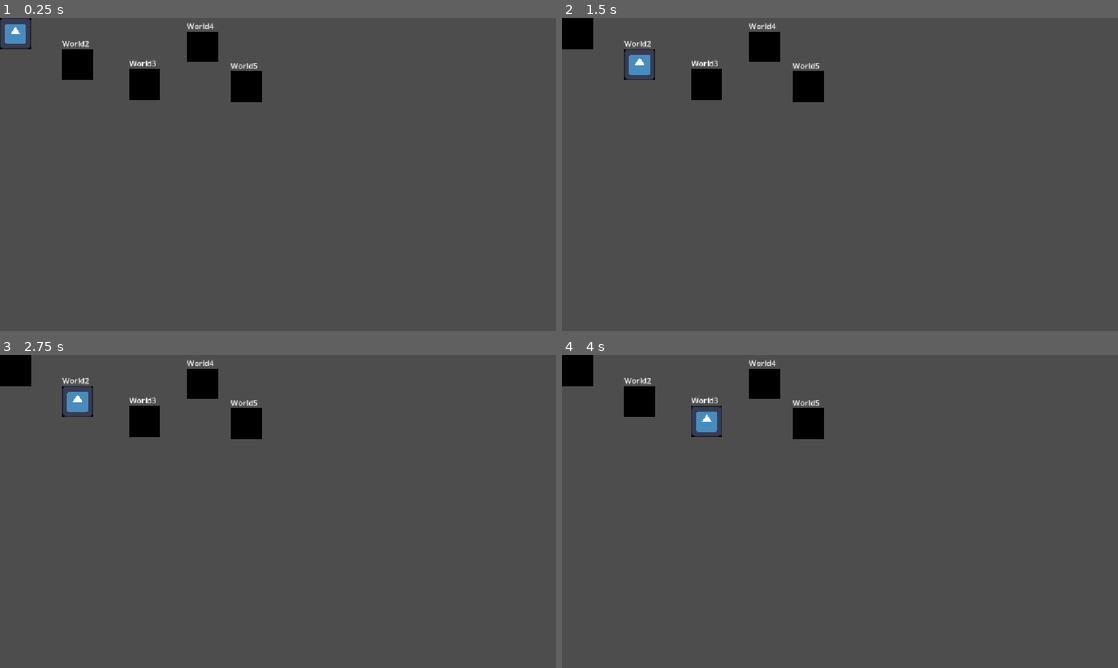
Above: before the commit, frames 1-4 (two rows, left to right).
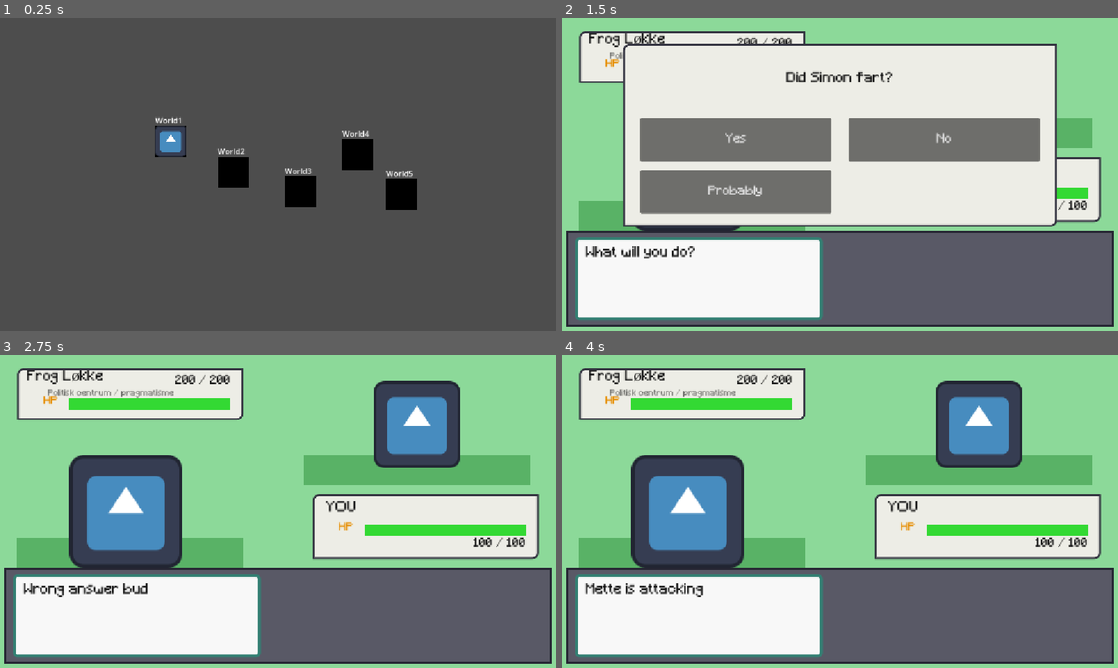
Above: after the commit, the same moments.

Repository: luellablucalpa-web/MiniEksamensprojekt-
Game: Godot game, scene res://Scenes/World_select/World_select.tscn
Two runs of this game, one before a commit and one after it. Both use one fixed random seed, a clock stepped at 60 frames per second and the inputs below. This scene is started directly instead of the project's main scene. The engine's default icon, where the game draws it, is replaced by a stand-in: a white triangle on a blue panel in a dark square.
Inputs (mouse positions are in pixels of both pictures, inside the frame that each line leads up to):
- Up to frame 1 (0.25 s): no input
- Up to frame 2 (1.5 s): tap Enter (ui_accept) at 0.5 s; hold Right (ui_right) 0.53-1.25 s; hold Enter (ui_accept) 0.53-1.25 s; click (906, 259) at 1.25 s, where only the run after the commit has a clickable "Attack"
- Up to frame 3 (2.75 s): click (172, 477) at 2 s, where only the run after the commit has a clickable "Yes"
- Up to frame 4 (4 s): tap Enter (ui_accept) at 2.75, 2.85, 3.02, 3.32, 3.5 s; hold Down (ui_down) 2.78-3.53 s; hold Right (ui_right) from 3.53 s (still down); hold Enter (ui_accept) from 3.53 s (still down)

The runs differ from the first frame. In frame 1, 5.6% of the frame differs, in the area x 0-75%, y 0-62%; in frame 2, 99%, in the area x 0-100%, y 0-100%; in frame 3, 95%; in frame 4, 95%.

Commit message:
LevelMap

Diff:
--- a/mini-eksamensprojekt/Scenes/World_select/World_select.tscn
+++ b/mini-eksamensprojekt/Scenes/World_select/World_select.tscn
@@ -3,14 +3,20 @@
 [ext_resource type="Script" uid="uid://bgftimcjfdnx" path="res://Scenes/World_select/world_select.gd" id="1_0h6ij"]
 [ext_resource type="PackedScene" uid="uid://cuii472q5r5ib" path="res://Scenes/World_select/world_icon.tscn" id="2_qr5av"]
 [ext_resource type="PackedScene" uid="uid://b0to8pu3lyxel" path="res://Scenes/World_select/player_icon.tscn" id="3_084e4"]
+[ext_resource type="PackedScene" uid="uid://dl45jy730nkn2" path="res://Scenes/level_select/level_select.tscn" id="3_qr5av"]
 
 [node name="WorldSelect" type="Control" unique_id=1447822051]
 layout_mode = 3
 anchors_preset = 0
+offset_left = 322.0
+offset_top = 223.0
+offset_right = 322.0
+offset_bottom = 223.0
 script = ExtResource("1_0h6ij")
 
 [node name="WorldIcon" parent="." unique_id=1756826384 instance=ExtResource("2_qr5av")]
 layout_mode = 0
+level_select_packed = ExtResource("3_qr5av")
 
 [node name="WorldIcon2" parent="." unique_id=2075295283 instance=ExtResource("2_qr5av")]
 layout_mode = 0
@@ -19,6 +25,7 @@
 offset_right = 193.0
 offset_bottom = 128.0
 world_index = 2
+level_select_packed = ExtResource("3_qr5av")
 
 [node name="WorldIcon3" parent="." unique_id=792950816 instance=ExtResource("2_qr5av")]
 layout_mode = 0
@@ -27,6 +34,7 @@
 offset_right = 332.0
 offset_bottom = 169.0
 world_index = 3
+level_select_packed = ExtResource("3_qr5av")
 
 [node name="WorldIcon4" parent="." unique_id=1346709969 instance=ExtResource("2_qr5av")]
 layout_mode = 0
@@ -35,6 +43,7 @@
 offset_right = 451.0
 offset_bottom = 92.0
 world_index = 4
+level_select_packed = ExtResource("3_qr5av")
 
 [node name="WorldIcon5" parent="." unique_id=1400659550 instance=ExtResource("2_qr5av")]
 layout_mode = 0
@@ -43,6 +52,7 @@
 offset_right = 542.0
 offset_bottom = 174.0
 world_index = 5
+level_select_packed = ExtResource("3_qr5av")
 
 [node name="PlayerIcon" parent="." unique_id=1101685857 instance=ExtResource("3_084e4")]
 layout_mode = 0
--- a/mini-eksamensprojekt/Scenes/World_select/world_select.gd
+++ b/mini-eksamensprojekt/Scenes/World_select/world_select.gd
@@ -18,6 +18,8 @@
 		$PlayerIcon.global_position = worlds[current_world].global_position
 
 	if event.is_action_pressed("ui_accept"):
-		var scene = worlds[current_world].level_select_scene
-		if scene:
-			get_tree().change_scene_to_packed(scene)
+		if worlds[current_world].level_select_scene:
+			worlds[current_world].level_select_scene.parent_world_select = self
+			get_tree().get_root().add_child(worlds[current_world].level_select_scene)
+			get_tree().current_scene = worlds[current_world].level_select_scene
+			get_tree().get_root().remove_child(self)
--- a/mini-eksamensprojekt/Scenes/level_select/level_icon.gd
+++ b/mini-eksamensprojekt/Scenes/level_select/level_icon.gd
@@ -3,6 +3,7 @@
 class_name LevelIcon
 
 @export var Level_name := "1"
+@export_file("*.tscn") var next_scene_path: String
 @export var next_level_up: LevelIcon
 @export var next_level_down: LevelIcon
 @export var next_level_left: LevelIcon
--- a/mini-eksamensprojekt/Scenes/level_select/level_select.gd
+++ b/mini-eksamensprojekt/Scenes/level_select/level_select.gd
@@ -2,7 +2,7 @@
 class_name LevelSelect
 
 @onready var current_level: LevelIcon = $"1"
-var current_world: int = 0
+var parent_world_select: Node
 
 
 func _ready():
@@ -22,3 +22,10 @@
 	if event.is_action_pressed("ui_down") and current_level.next_level_down:
 		current_level = current_level.next_level_down
 		$PlayerIcon.global_position = current_level.global_position
+
+	if event.is_action_pressed("ui_cancel"):
+		get_tree().change_scene_to_file("res://Scenes/World_select/world_select.tscn")
+
+	if event.is_action_pressed("ui_accept"):
+		if current_level.next_scene_path:
+			get_tree().change_scene_to_file(current_level.next_scene_path)
--- a/mini-eksamensprojekt/Scenes/level_select/level_select.tscn
+++ b/mini-eksamensprojekt/Scenes/level_select/level_select.tscn
@@ -18,6 +18,7 @@
 offset_top = 384.0
 offset_bottom = 448.0
 Level_name = " 1"
+next_scene_path = "uid://rtoyswf5xqtv"
 next_level_right = NodePath("../2")
 
 [node name="2" parent="." unique_id=13977568 node_paths=PackedStringArray("next_level_up", "next_level_left", "next_level_right") instance=ExtResource("1_u2ran")]
@@ -27,6 +28,7 @@
 offset_right = 256.0
 offset_bottom = 384.0
 Level_name = " 2"
+next_scene_path = "uid://be5s17abbd8xk"
 next_level_up = NodePath("../2B")
 next_level_left = NodePath("../1")
 next_level_right = NodePath("../3")
@@ -38,6 +40,7 @@
 offset_right = 256.0
 offset_bottom = 192.0
 Level_name = " 2B"
+next_scene_path = null
 next_level_down = NodePath("../2")
 
 [node name="4" parent="." unique_id=651139862 node_paths=PackedStringArray("next_level_up", "next_level_down", "next_level_left") instance=ExtResource("1_u2ran")]
@@ -47,6 +50,7 @@
 offset_right = 640.0
 offset_bottom = 384.0
 Level_name = " 4"
+next_scene_path = null
 next_level_up = NodePath("../5")
 next_level_down = NodePath("../6")
 next_level_left = NodePath("../3")
@@ -58,6 +62,7 @@
 offset_right = 832.0
 offset_bottom = 512.0
 Level_name = " 6"
+next_scene_path = null
 next_level_left = NodePath("../4")
 next_level_right = NodePath("../7")
 
@@ -68,6 +73,7 @@
 offset_right = 832.0
 offset_bottom = 248.0
 Level_name = " 5"
+next_scene_path = null
 next_level_left = NodePath("../4")
 next_level_right = NodePath("../7")
 
@@ -78,6 +84,7 @@
 offset_right = 960.0
 offset_bottom = 384.0
 Level_name = " 7"
+next_scene_path = null
 next_level_up = NodePath("../5")
 next_level_down = NodePath("../6")
 
@@ -88,6 +95,7 @@
 offset_right = 448.0
 offset_bottom = 448.0
 Level_name = " 3"
+next_scene_path = "uid://dbm7mm301efe2"
 next_level_left = NodePath("../2")
 next_level_right = NodePath("../4")
 
--- a/mini-eksamensprojekt/Scripts/battle.gd
+++ b/mini-eksamensprojekt/Scripts/battle.gd
@@ -84,3 +84,6 @@
 	else:
 		$MessageBox/MessageLabel.text = "WHAT ARE YOU GONNA DO NOW"
 		$Menu.show()
+func _input(event):
+	if event.is_action_pressed("ui_cancel"):
+		get_tree().change_scene_to_file("res://Scenes/level_select/level_select.tscn")
--- a/mini-eksamensprojekt/project.godot
+++ b/mini-eksamensprojekt/project.godot
@@ -48,6 +48,18 @@
 
 [input]
 
+ui_accept={
+"deadzone": 0.5,
+"events": [Object(InputEventKey,"resource_local_to_scene":false,"resource_name":"","device":-1,"window_id":0,"alt_pressed":false,"shift_pressed":false,"ctrl_pressed":false,"meta_pressed":false,"pressed":false,"keycode":4194309,"physical_keycode":0,"key_label":0,"unicode":0,"location":0,"echo":false,"script":null)
+, Object(InputEventKey,"resource_local_to_scene":false,"resource_name":"","device":16,"window_id":0,"alt_pressed":false,"shift_pressed":false,"ctrl_pressed":false,"meta_pressed":false,"pressed":false,"keycode":4194310,"physical_keycode":0,"key_label":0,"unicode":0,"location":0,"echo":false,"script":null)
+, Object(InputEventKey,"resource_local_to_scene":false,"resource_name":"","device":16,"window_id":0,"alt_pressed":false,"shift_pressed":false,"ctrl_pressed":false,"meta_pressed":false,"pressed":false,"keycode":32,"physical_keycode":0,"key_label":0,"unicode":32,"location":0,"echo":false,"script":null)
+]
+}
+ui_cancel={
+"deadzone": 0.5,
+"events": [Object(InputEventKey,"resource_local_to_scene":false,"resource_name":"","device":-1,"window_id":0,"alt_pressed":false,"shift_pressed":false,"ctrl_pressed":false,"meta_pressed":false,"pressed":false,"keycode":4194305,"physical_keycode":0,"key_label":0,"unicode":0,"location":0,"echo":false,"script":null)
+]
+}
 dialogic_default_action={
 "deadzone": 0.5,
 "events": [Object(InputEventKey,"resource_local_to_scene":false,"resource_name":"","device":16,"window_id":0,"alt_press …(195 unchanged characters)…
